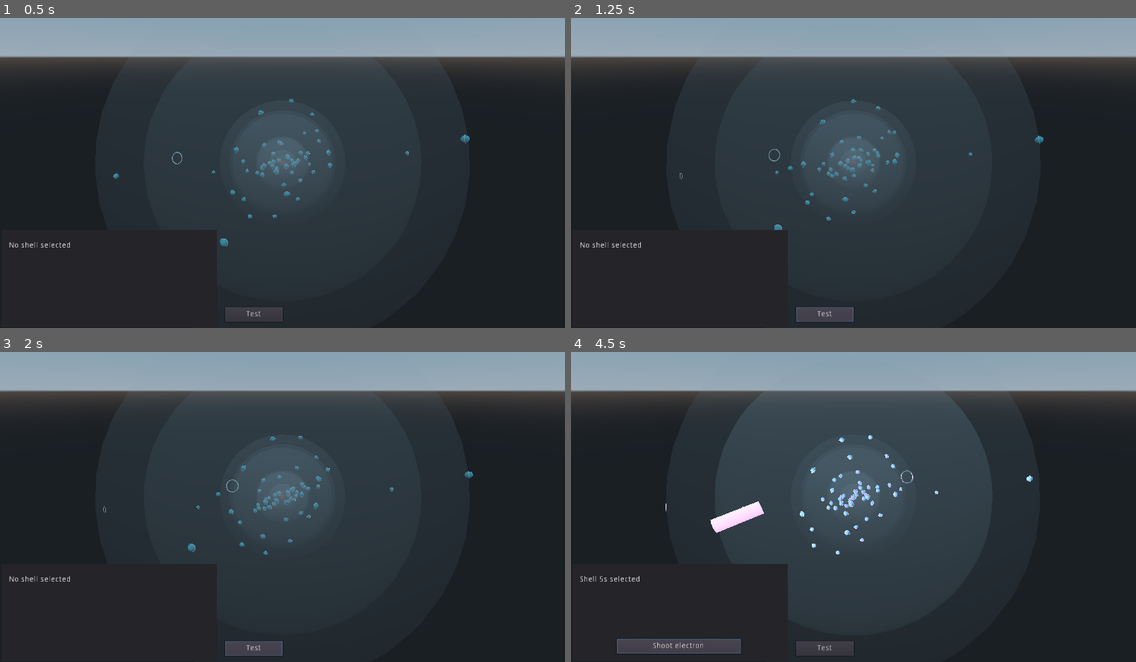
Above: before the commit, frames 1-4 (two rows, left to right).
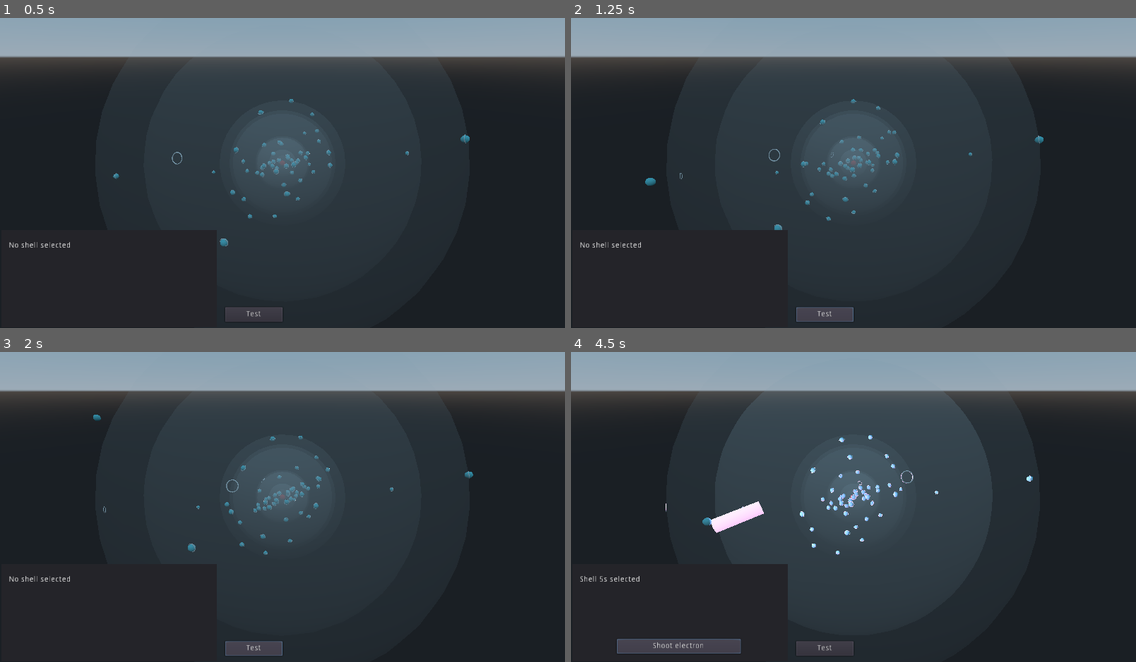
Above: after the commit, the same moments.

Repository: Kolaru/XATOMGame
Game: Godot game, scene res://scenes/Main.tscn
Same seed, same stepped clock (60 frames per second), same inputs: the game is played once before the commit and once after it.
Inputs (mouse positions are in pixels of both pictures, inside the frame that each line leads up to):
- Up to frame 1 (0.5 s): no input
- Up to frame 2 (1.25 s): click "Test" at 0.5 s
- Up to frame 3 (2 s): click "Test" at 1.25 s
- Up to frame 4 (4.5 s): click "Test" at 2 s; move the mouse to (977, 482) at 2.77 s; click (977, 482) at 2.92 s; move the mouse to (740, 513) at 3.52 s; click (740, 513) at 3.67 s; click "Shoot electron" at 4.25 s

Frame 1 is identical in both runs. In frame 2, less than 0.1% of the frame differs, in the area x 13-47%, y 43-55%; in frame 3, less than 0.1%; in frame 4, less than 0.1%.

Commit message:
Fix electron emission

Diff:
--- a/scenes/Auger.tscn
+++ b/scenes/Auger.tscn
@@ -55,3 +55,4 @@
 [node name="Photon" parent="." instance=ExtResource( 3 )]
 
 [node name="Tween" type="Tween" parent="."]
+[connection signal="absorbed" from="Photon" to="." method="_on_photon_absorbed"]
--- a/scenes/Electron.tscn
+++ b/scenes/Electron.tscn
@@ -18,8 +18,7 @@
 monitorable = false
 
 [node name="Shape" type="CollisionShape" parent="Area"]
-shape = SubResource( 7 )
-
+shape = SubResource( 2 )
 [connection signal="input_event" from="Area" to="." method="_on_input_event"]
 [connection signal="mouse_entered" from="Area" to="." method="_on_mouse_entered"]
 [connection signal="mouse_exited" from="Area" to="." method="_on_mouse_exited"]
--- a/scenes/Main.tscn
+++ b/scenes/Main.tscn
@@ -74,3 +74,4 @@
 visible = false
 [connection signal="pressed" from="Info/ShootButton" to="." method="_on_shoot_button_pressed"]
 [connection signal="pressed" from="Info/TestButton" to="." method="_on_test_button_pressed"]
+[connection signal="absorbed" from="Photon" to="." method="_on_photon_absorbed"]
--- a/scenes/Photon.tscn
+++ b/scenes/Photon.tscn
@@ -249,4 +249,5 @@
 light_energy = 0.0
 light_cull_mask = 4294967293
 omni_range = 200.0
+[connection signal="tween_all_completed" from="Tween" to="." method="_on_absorbtion_completed"]
 [connection signal="timeout" from="AbsorbtionTimer" to="." method="_on_absorbtion_timer_timeout"]
--- a/scripts/Auger.gd
+++ b/scripts/Auger.gd
@@ -15,11 +15,14 @@
 
 	$Decaying.translation = origin
 	$Decaying.velocity = origin.normalized() * sqrt(auger_energy)
+	$Emitted.reset_electron(photon_target)
 
+	$Tween.remove_all()
 	$Tween.interpolate_property($Decaying, "translation", null, destination, 1)
 	$Tween.start()
 
 	$Photon.shoot(origin, photon_target)
 
-func eject_auger():
-	pass
+func _on_photon_absorbed(photon):
+	emitted.visible = false
+	$Emitted.eject_electron(auger_energy)
--- a/scripts/Electron.gd
+++ b/scripts/Electron.gd
@@ -1,10 +1,10 @@
 extends CSGSphere
 
-enum State {BOUND, FREE, DECAYING}
+enum State {NONE, BOUND, FREE, DECAYING}
 
 var velocity = Vector3.ZERO
 var outlined = false
-export(State) var state = State.BOUND
+export(State) var state = State.NONE
 
 signal hovered(electron)
 signal unhovered(electron)
@@ -18,6 +18,20 @@
 	if state == State.FREE:
 		translation += velocity * dt
 
+func toggle_outline(value):
+	material.next_pass.set_shader_param("enable", value)
+
+func eject_electron(energy):
+	visible = true
+	state = State.FREE
+	velocity = sqrt(2*energy) * translation.normalized()
+
+func reset_electron(position):
+	state = State.NONE
+	translation = position
+	visible = false
+	velocity = Vector3.ZERO
+
 func _input_event(camera, event, click_position, click_normal, shape_idx):
 	if event is InputEventMouseButton:
 		print("Mouse Click/Unclick at: ", event.position, " shape:", shape_idx)
@@ -28,9 +42,6 @@
 func _on_mouse_exited():
 	emit_signal("unhovered", self)
 
-func toggle_outline(value):
-	material.next_pass.set_shader_param("enable", value)
-
 func _on_input_event(_camera, event, _click_position, _click_normal, _shape_idx):
 	if event is InputEventMouseButton and event.pressed and event.button_index == BUTTON_LEFT:
 		emit_signal("clicked", self)
--- a/scripts/Main.gd
+++ b/scripts/Main.gd
@@ -83,6 +83,16 @@
 func _on_test_button_pressed():
 	$Auger.visible = true
 	$Auger.decaying = shells["5p"].bound_electrons[0]
-	$Auger.hole = shells["3p"].bound_electrons[0]
+	$Auger.hole = shells["1s"].bound_electrons[0]
 	$Auger.emitted = shells["3p"].bound_electrons[0]
 	$Auger.start()
+
+func _on_photon_absorbed(photon):
+	var emitted = Electron.instance()
+	var target_electron = selected_shell.selected_electron
+	var target = selected_shell.to_global(target_electron.translation)
+	emitted.translation = target
+	add_child(emitted)
+
+	target_electron.visible = false
+	emitted.eject_electron(photon_energy)
--- a/scripts/Photon.gd
+++ b/scripts/Photon.gd
@@ -2,12 +2,15 @@
 
 onready var absorbtion_time = $AnimationPlayer.get_animation("Absorbed").length / $AnimationPlayer.playback_speed
 const speed = 80
+
+signal absorbed(photon)
 
 func shoot(origin, destination):
 	$Photon.translation = origin
 	$Photon.look_at(destination, Vector3.UP)
 
 	var time = (destination - origin).length() / speed
+
 	$Tween.interpolate_property($Photon, "translation", null, destination, time)
 	$Tween.start()
 
@@ -15,5 +18,9 @@
 	$AbsorbtionTimer.wait_time = time - absorbtion_time
 	$AbsorbtionTimer.start()
 
+
 func _on_absorbtion_timer_timeout():
 	$AnimationPlayer.play("Absorbed")
+
+func _on_absorbtion_completed():
+	emit_signal("absorbed", self)
Not shown: 1 places in scenes/Electron.tscn that only renumber resources
